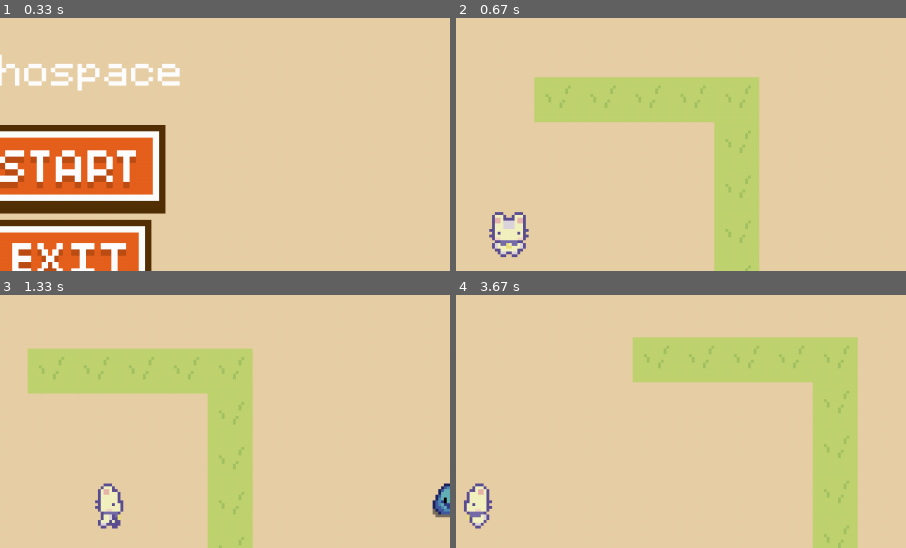
Above: before the commit, frames 1-4 (two rows, left to right).
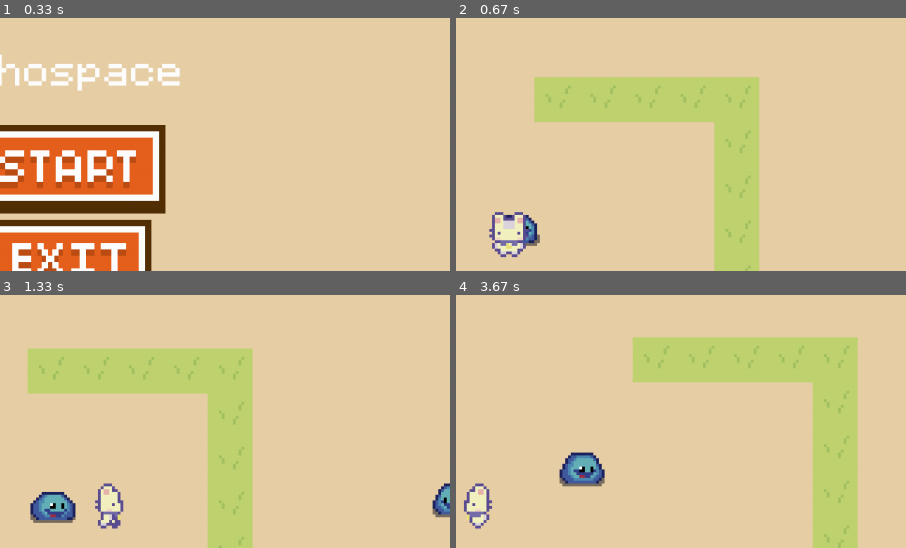
Above: after the commit, the same moments.

Repository: SushiOnToast/pygame-community-spring-jam-2025
Game: pygame game, started from code/main.py
Same seed, same stepped clock (60 frames per second), same inputs: the game is played once before the commit and once after it.
Inputs (mouse positions are % of the whole screen's width and height, from its top left):
- Up to frame 1 (0.33 s): no input
- Up to frame 2 (0.67 s): click (50, 38) at 0.38 s
- Up to frame 3 (1.33 s): tap Space at 0.67, 1.07 s; hold D from 1 s (still down)
- Up to frame 4 (3.67 s): tap Space at 1.37, 1.57, 1.9, 2.2, 2.4, 2.7, 2.97, 3.3, 3.6 s; release D at 1.47 s; hold W 1.5-1.8 s; hold D 1.83-2.3 s; hold A 2.33-2.87 s; hold S 2.9-3.2 s; hold A 3.23-3.63 s
The pictures show only the part of the screen within x 43-93%, y 8-58%; the shares and areas given below are measured in that part.

Frame 1 is identical in both runs. In frame 2, 0.3% of the frame differs, in the area x 11-19%, y 77-91%; in frame 3, 1.1%; in frame 4, 1.2%, in the area x 22-34%, y 62-76%.

Commit message:
added one more enemy

Diff:
--- a/code/settings.py
+++ b/code/settings.py
@@ -69,7 +69,7 @@
         ' ', ' ', ' ', ' ', ' ', 'x'
     ],
     [
-        'x', ' ', ' ', 'x', ' ', ' ', ' ', ' ', 'p', '', ' ', ' ', ' ', 'x',
+        'x', ' ', ' ', 'x', ' ', ' ', ' ', ' ', 'p', 'e', ' ', ' ', ' ', 'x',
         ' ', ' ', ' ', ' ', 'e', 'x'
     ],
     [
